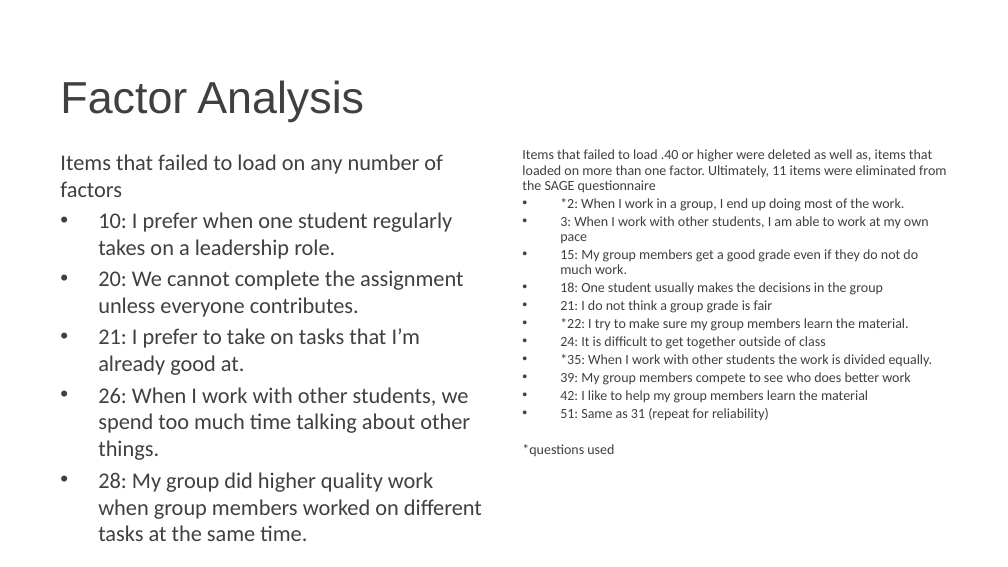
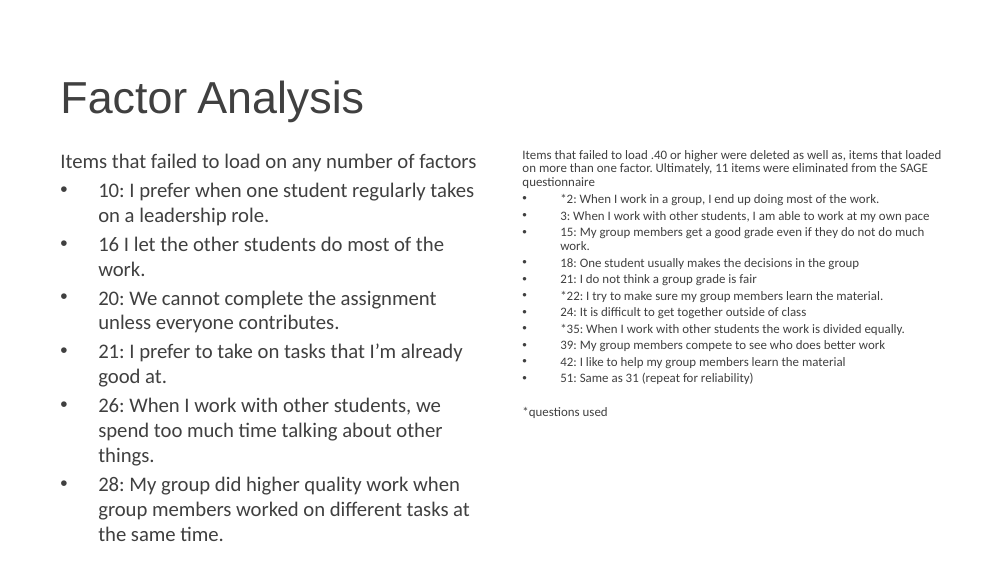
Before and after one commit to Pontigre/PER_analysis, a slide deck: slide 12 of Analysis_explanation.pptx (slide 14 before the commit). Drawn at 1008x567 pixels with LibreOffice and Linux fonts; fonts in the diff are those of the drawing; background and template pictures are left out. Boxes give left, top, right and bottom in pixels: in the first picture for what was removed or moved away, otherwise in the second. Text is boxed around its words. In the diff, an @@ line names an element or a change of style, - is before the commit and + after.

```diff
--- a/Analysis_explanation.pptx
+++ b/Analysis_explanation.pptx
@@ text "Items that failed to load ..." at (522,150,941,418): size 10 to 9.2 pt @@
@@ text at (60,153,476,541): size 16 to 14.8 pt @@
@@ text at (98,236,444,276): paragraph added @@
+• 16 I let the other students do most of the work.
```
Also in this commit, not shown: 5 other slides changed, 1 slide added, 1 slide removed, 35 other files.
